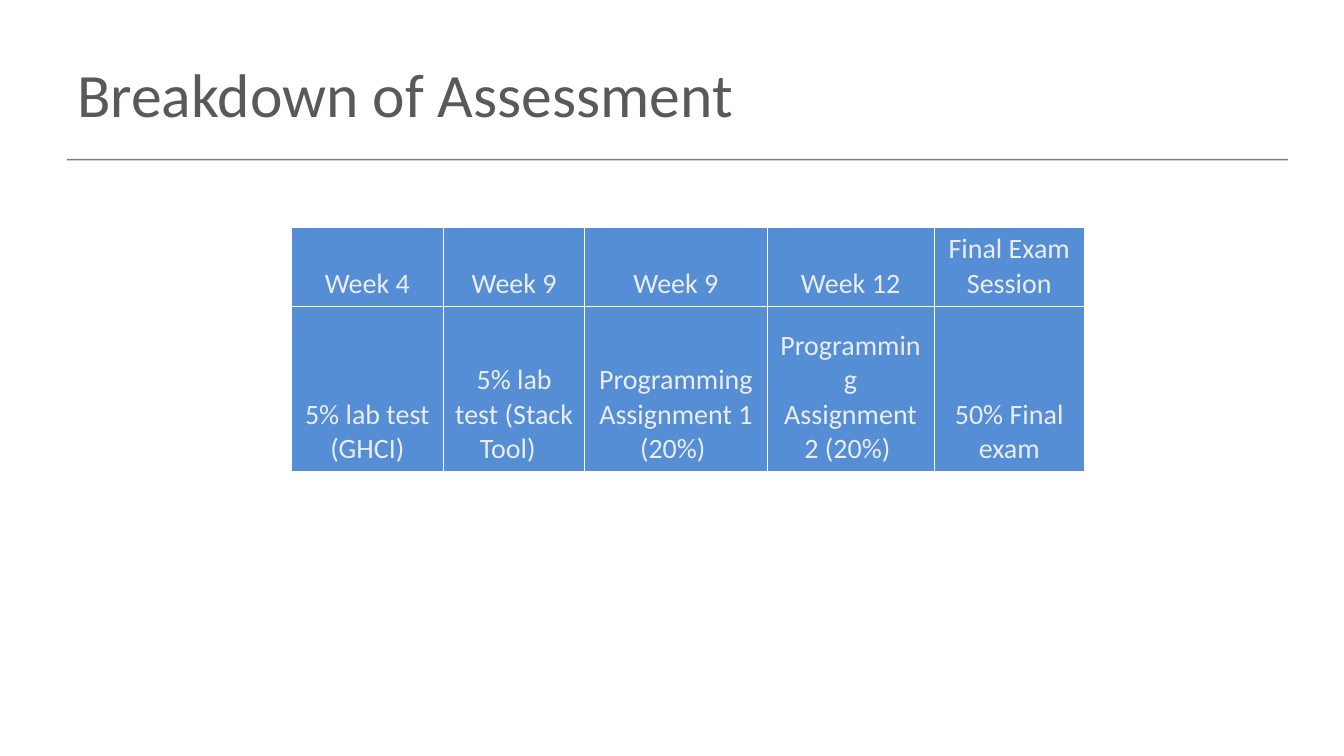
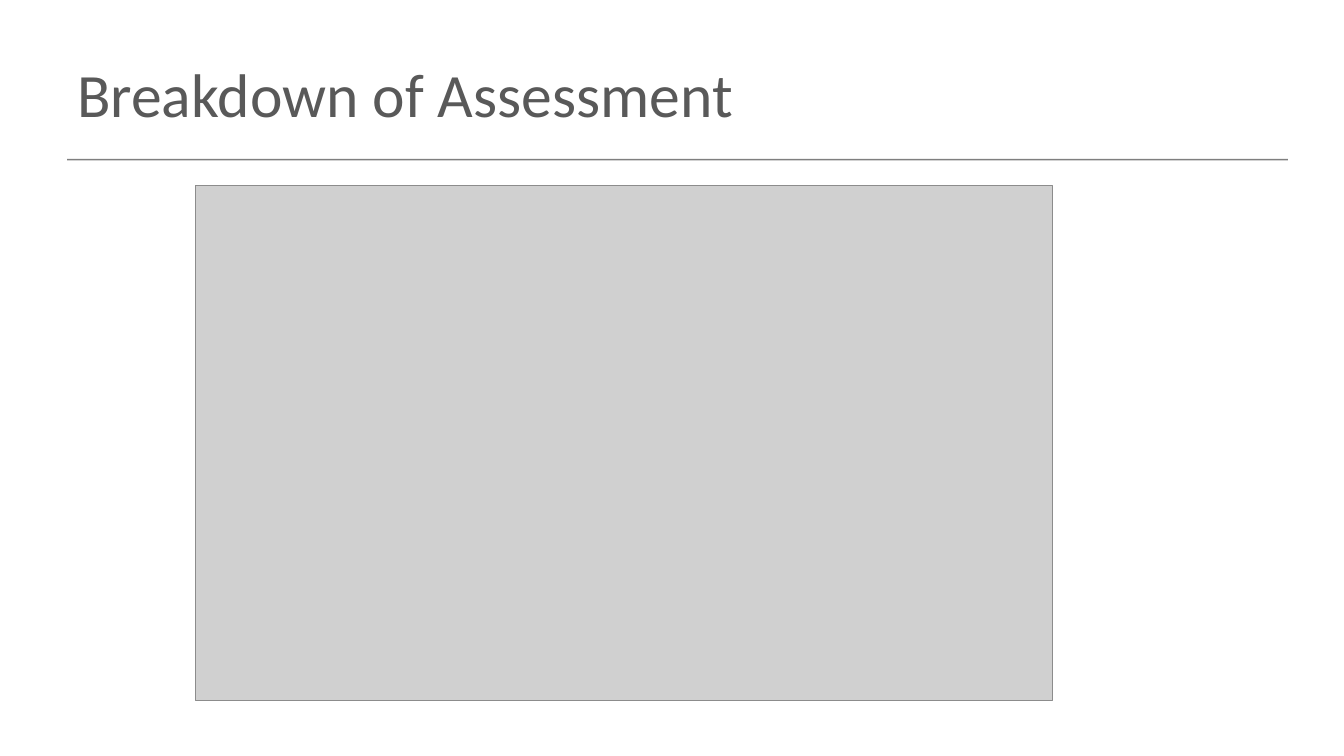
Before and after one commit to maireadmeagher/phase1, a slide deck: slide 8 of topic01-introduction/unit-01a-lectures/talk-2/a-fp-intro.ppt. Drawn at 1344x756 pixels with LibreOffice and Linux fonts; fonts in the diff are those of the drawing; grey boxes stand for pictures. Boxes give left, top, right and bottom in pixels: in the first picture for what was removed or moved away, otherwise in the second. Text is boxed around its words. In the diff, an @@ line names an element or a change of style, - is before the commit and + after.

```diff
--- a/topic01-introduction/unit-01a-lectures/talk-2/a-fp-intro.ppt
+++ b/topic01-introduction/unit-01a-lectures/talk-2/a-fp-intro.ppt
@@ picture added at (x1=195, y1=185, x2=1052, y2=700) @@
@@ table removed at (x1=291, y1=227, x2=1085, y2=466), 2 rows, 5 columns @@
-Week 4 | Week 9 | Week 9 | Week 12 | Final Exam Session
-5% lab test (GHCI) | 5% lab test (Stack Tool) | Programming Assignment 1 (20%) | Programming Assignment 2 (20%) | 50% Final exam
```
Also in this commit, not shown: 2 other slides changed, 3 other files.
